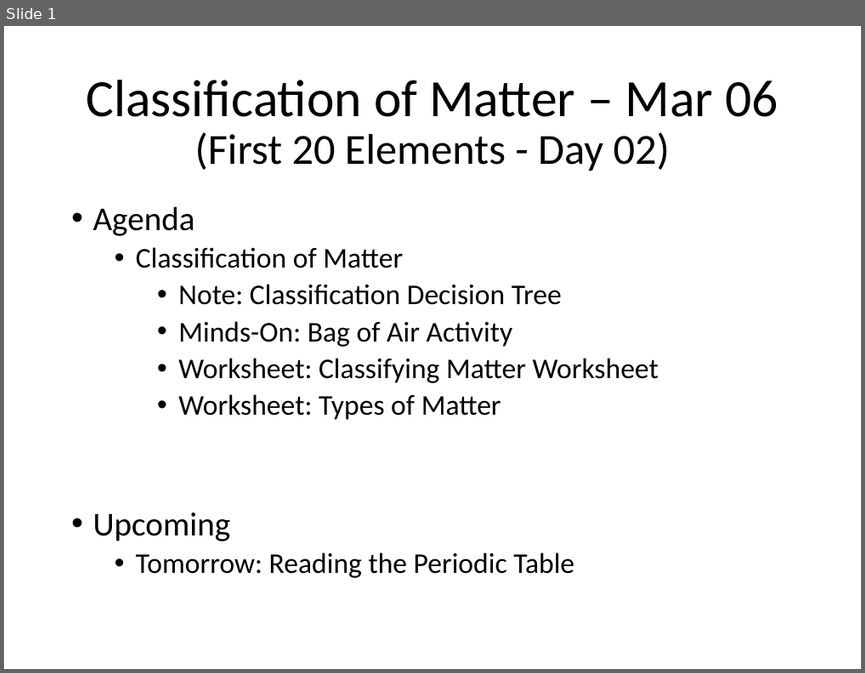
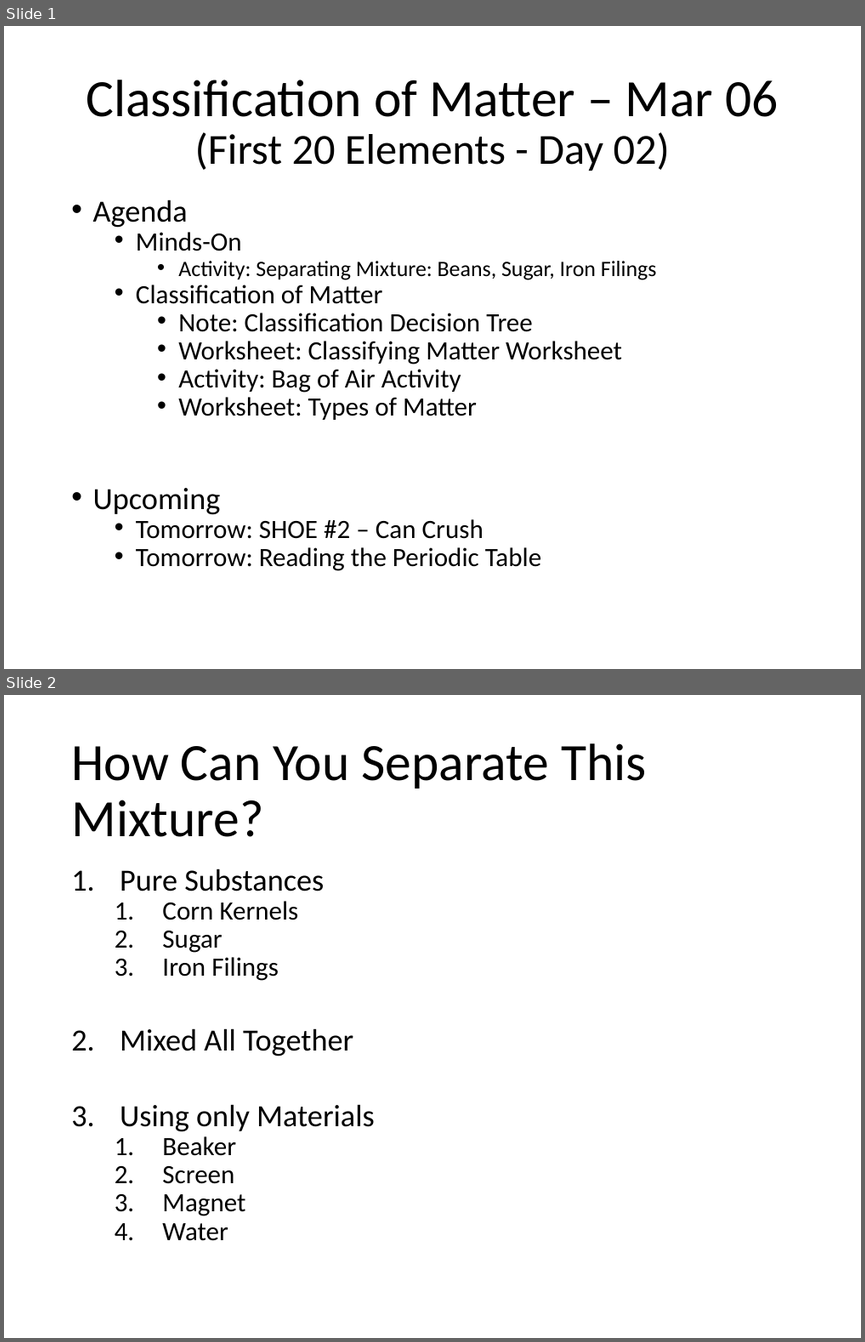
Before and after one commit to Greg5519/SNC1P0, a slide deck: Daily Agendas/Day05.4 - ClassificationOfMatter.pptx. Shown one above the other, each under a label of ours: slide 1 before the commit, slides 1 and 2 after it. The pictures are 865x673 and 865x1342 pixels, drawn with LibreOffice and Linux fonts; fonts in the diff are those of the drawing. Boxes give left, top, right and bottom in pixels: in the first picture for what was removed or moved away, otherwise in the second. Text is boxed around its words. In the diff, an @@ line names an element or a change of style, - is before the commit and + after.

```diff
--- a/Daily Agendas/Day05.4 - ClassificationOfMatter.pptx
+++ b/Daily Agendas/Day05.4 - ClassificationOfMatter.pptx
@@ slide 2 added at [4,695,861,1338], background #FFFFFF @@
@@ title added at [71,743,647,837], 44 pt, text #000000 @@
+How Can You Separate This Mixture?
@@ text added at [120,868,375,1241], 22.2 pt, text #000000 @@
+1. Pure Substances
+  1. Corn Kernels
+  2. Sugar
+  3. Iron Filings
+2. Mixed All Together
+3. Using only Materials
+  1. Beaker
+  2. Screen
+  3. Magnet
+  4. Water
@@ slide 1 changed as well @@
@@ text at [93,199,622,571]: size 28 to 25.9 pt in "Agenda", "Upcoming"; size 24 to 22.2 pt in "Classification of Matter", "Note: Classification Decision Tree", "Worksheet: Classifying Matter Worksheet", "Worksheet: Types of Matter" and 1 more places; line spacing 0.9 to 0.7 @@
@@ text at [136,232,657,280]: paragraphs added @@
+  • Minds-On
+    • Activity: Separating Mixture: Beans, Sugar, Iron Filings
@@ text at [178,321,513,346]: paragraph removed @@
-    • Minds-On: Bag of Air Activity
@@ text at [178,369,461,392]: paragraph added @@
+    • Activity: Bag of Air Activity
@@ text at [136,519,483,539]: paragraph added @@
+  • Tomorrow: SHOE #2 – Can Crush
```
Also in this commit, not shown: 5 other files.
